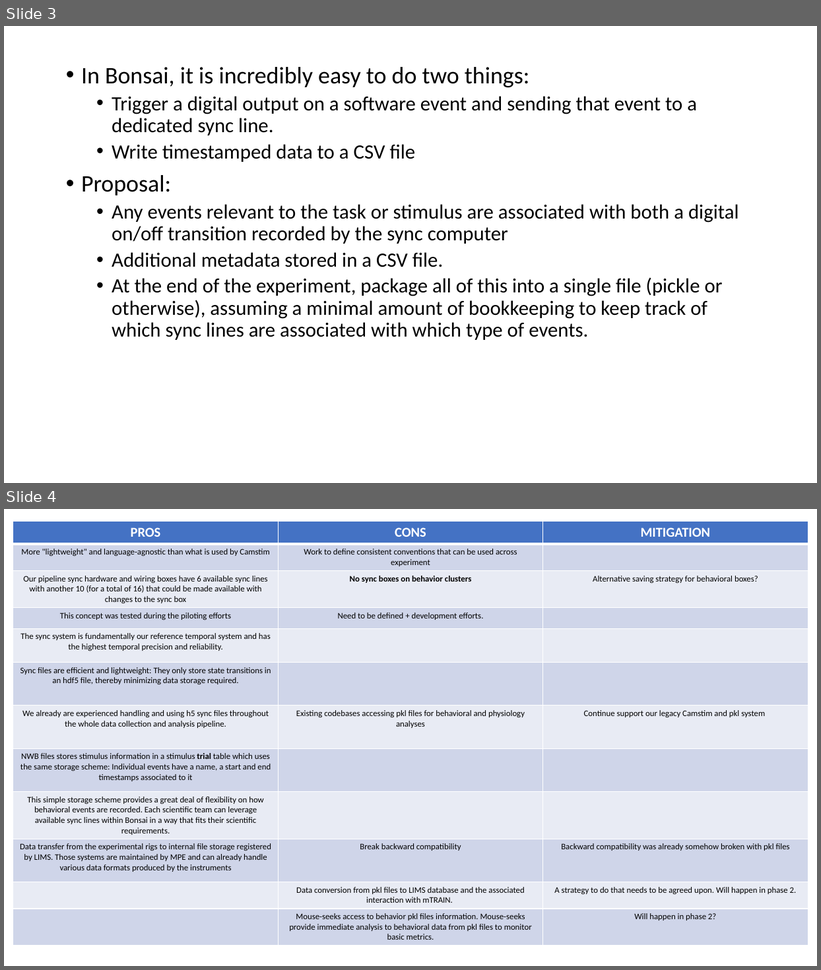
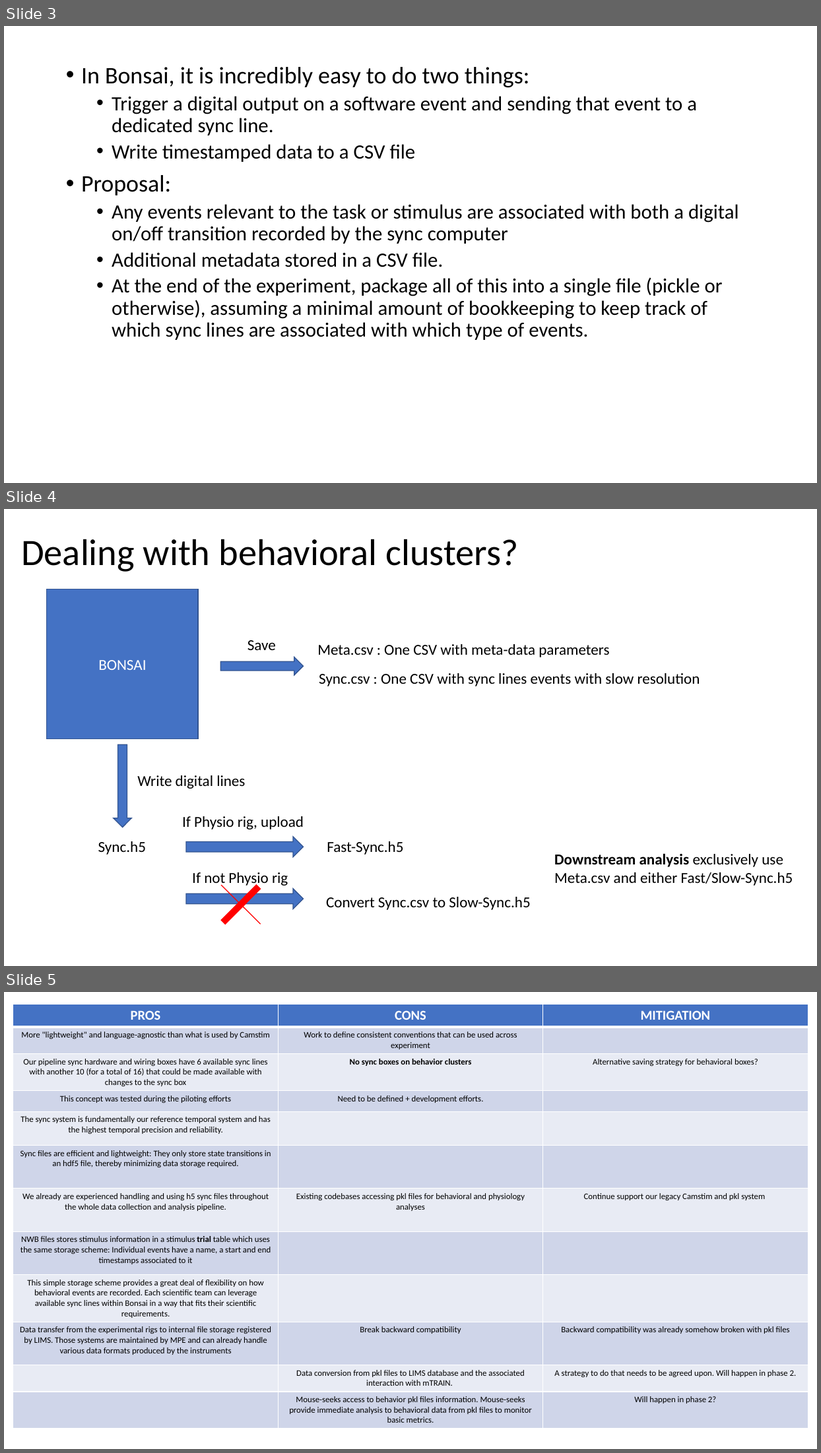
Before and after one commit to AllenInstitute/bonsai_workflows, a slide deck: Documentation/2021-08-30-Bonsai output format.pptx. Shown one above the other, each under a label of ours: slides 3 and 4 before the commit, slides 3, 4 and 5 after it. The pictures are 821x970 and 821x1453 pixels, drawn with LibreOffice and Linux fonts; fonts in the diff are those of the drawing. Boxes give left, top, right and bottom in pixels: in the first picture for what was removed or moved away, otherwise in the second. Text is boxed around its words. In the diff, an @@ line names an element or a change of style, - is before the commit and + after.

Commit message:
Update bonsai output ppt

```diff
--- a/Documentation/2021-08-30-Bonsai output format.pptx
+++ b/Documentation/2021-08-30-Bonsai output format.pptx
@@ slide 4 added at <box>4,509,817,966</box>, background #FFFFFF @@
@@ title added at <box>21,539,518,572</box>, 44 pt, text #000000 @@
+Dealing with behavioral clusters?
@@ rectangle added at <box>47,589,198,739</box>, fill #4472C4, outline #325491 1 pt, 18 pt, text #FFFFFF @@
+BONSAI
@@ text added at <box>248,640,276,650</box>, 18 pt, text #000000 @@
+Save
@@ text added at <box>318,644,609,657</box>, 18 pt, text #000000 @@
+Meta.csv : One CSV with meta-data parameters
@@ right arrow added at <box>220,657,304,675</box>, fill #4472C4, outline #325491 1 pt @@
@@ text added at <box>319,673,700,687</box>, 18 pt, text #000000 @@
+Sync.csv : One CSV with sync lines events with slow resolution
@@ right arrow added at <box>113,745,131,828</box>, fill #4472C4, outline #325491 1 pt @@
@@ text added at <box>137,776,245,789</box>, 18 pt, text #000000 @@
+Write digital lines
@@ text added at <box>182,817,304,830</box>, 18 pt, text #000000 @@
+If Physio rig, upload
@@ text added at <box>98,842,146,855</box>, 18 pt, text #000000 @@
+Sync.h5
@@ right arrow added at <box>186,837,304,857</box>, fill #4472C4, outline #325491 1 pt @@
@@ text added at <box>327,842,403,855</box>, 18 pt, text #000000 @@
+Fast-Sync.h5
@@ text added at <box>554,854,793,886</box>, 18 pt, text #000000 @@
+Downstream analysis exclusively use
+Meta.csv and either Fast/Slow-Sync.h5
@@ text added at <box>192,873,288,887</box>, 18 pt, text #000000 @@
+If not Physio rig
@@ plus added at <box>204,868,279,943</box>, fill #FF0000, outline #FF0000 1 pt @@
@@ right arrow added at <box>186,889,304,909</box>, fill #4472C4, outline #325491 1 pt @@
@@ text added at <box>326,897,530,910</box>, 18 pt, text #000000 @@
+Convert Sync.csv to Slow-Sync.h5
@@ what was slide 4 is now slide 5 @@
```
Also in this commit, not shown: 1 other file.
